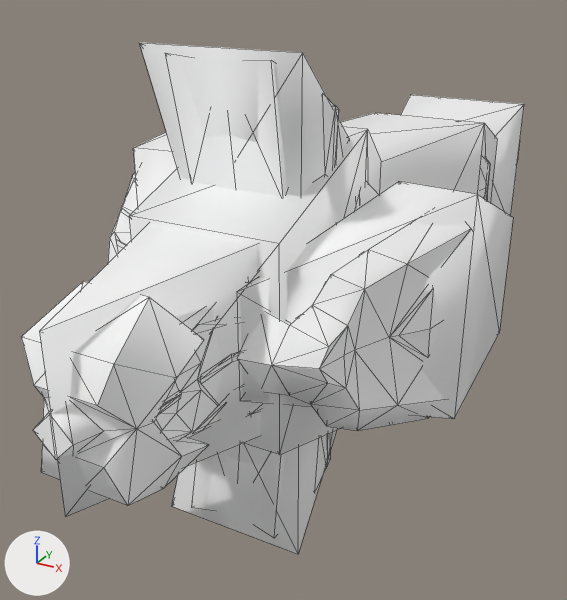
The glTF model docs/models/weapons/w04/133.glb: old version first, new version second.
One viewpoint serves both versions: a camera (50 mm lens) standing at (0.668, -1.55, 0.406) and looking at (-0.112, -0.13, -0.303). Arrows for +X, +Y and +Z are at lower left; the lights stay in place. The picture after the commit comes second. Mesh edges are drawn as thin lines. Vertices at exactly the same position are counted once.

Names of what the first picture shows: 'Group[100]', 'Group[1]', 'Group[2]', 'Group[4]' and 2 more.
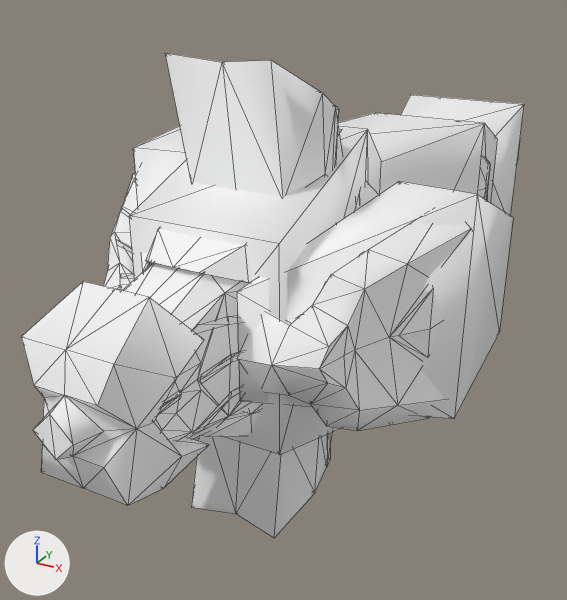
Changed parts and their boxes [x1, y1, x2, y2] in the pictures (567 x 600 px):
'Group[1]', reshaped
    before: [21, 223, 262, 517]
    after: [21, 229, 262, 506]
'Group[2]', reshaped (15% narrower)
    before: [139, 42, 349, 554]
    after: [165, 53, 343, 538]
part 1 of me_group_1, deleted
    before: [40, 223, 260, 517]
part 2 of me_group_2, deleted
    before: [172, 430, 337, 554]
part 3 of me_group_2, deleted
    before: [139, 42, 349, 196]

Edits to the bpy script that builds the scene:
```text
Change me_group_1:
    used by ob_group_1; location = (0.0, 0.0, 0.0)
    remove me_group_1.from_pydata(...)  # 216 vertices, 278 faces; spans x -0.166..0.156, y -0.946..-0.451, z -0.375..0.05
    add me_group_1.from_pydata(...)  # 210 vertices, 270 faces; spans x -0.166..0.156, y -0.946..-0.451, z -0.375..0.05
    me_group_1 part 1: the loose piece of 6 vertices spanning x -0.12..0.122, y -0.945..-0.532, z -0.33..0.018 is deleted
Change me_group_2:
    used by ob_group_2; location = (0.0, 0.0, 0.0)
    remove me_group_2.from_pydata(...)  # 88 vertices, 116 faces; spans x -0.141..0.143, y -0.541..-0.284, z -0.602..0.283
    add me_group_2.from_pydata(...)  # 72 vertices, 92 faces; spans x -0.133..0.133, y -0.541..-0.284, z -0.585..0.27
    me_group_2 part 2: the loose piece of 8 vertices spanning x -0.141..0.143, y -0.54..-0.325, z -0.602..-0.281 is deleted
    me_group_2 part 3: the loose piece of 8 vertices spanning x -0.141..0.143, y -0.54..-0.325, z -0.038..0.283 is deleted
```
